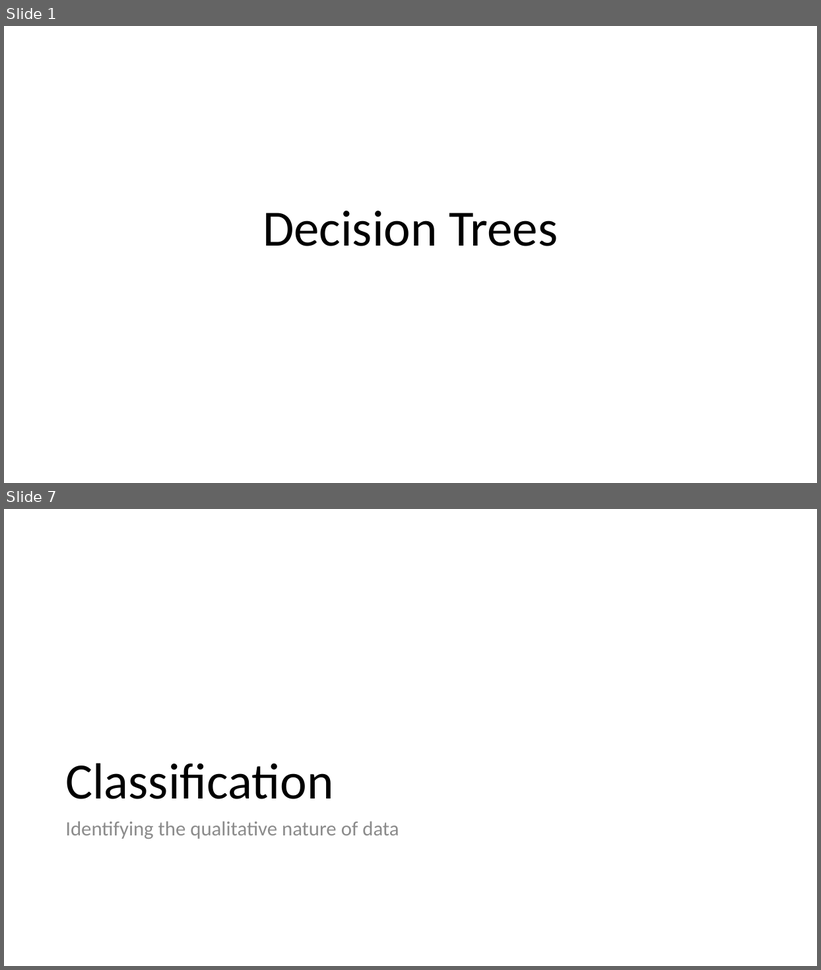
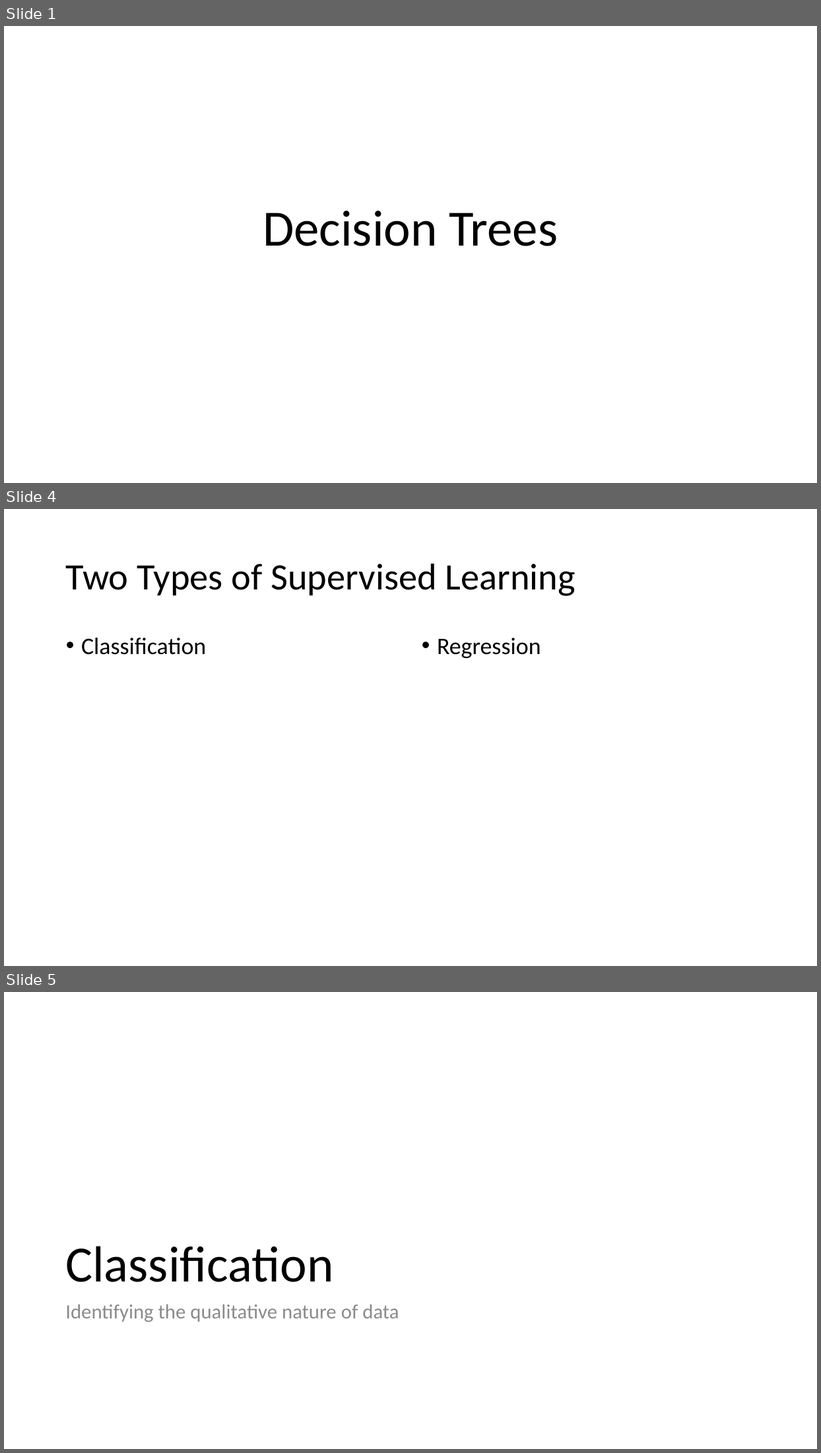
Before and after one commit to meenakshsundaram/AIML, a slide deck: DecisionTrees/DecisionTrees.pptx. Shown one above the other, each under a label of ours: slides 1 and 7 before the commit, slides 1, 4 and 5 after it; the slides between them are not shown. The pictures are 821x970 and 821x1453 pixels, drawn with LibreOffice and Linux fonts; fonts in the diff are those of the drawing. Boxes give left, top, right and bottom in pixels: in the first picture for what was removed or moved away, otherwise in the second. Text is boxed around its words. In the diff, an @@ line names an element or a change of style, - is before the commit and + after.

Commit message:
Condensed the Types of Machine Learning

```diff
--- a/DecisionTrees/DecisionTrees.pptx
+++ b/DecisionTrees/DecisionTrees.pptx
@@ slide 4 added at (x1=4, y1=509, x2=817, y2=966), background #FFFFFF @@
@@ title added at (x1=66, y1=563, x2=576, y2=596), 44 pt, text #000000 @@
+Two Types of Supervised Learning
@@ text added at (x1=81, y1=638, x2=206, y2=655), 28 pt, text #000000 @@
+• Classification
@@ text added at (x1=437, y1=638, x2=541, y2=658), 28 pt, text #000000 @@
+• Regression
@@ what was slide 7 is now slide 5 @@
```
Also in this commit, not shown: 2 slides changed, 3 slides removed.
